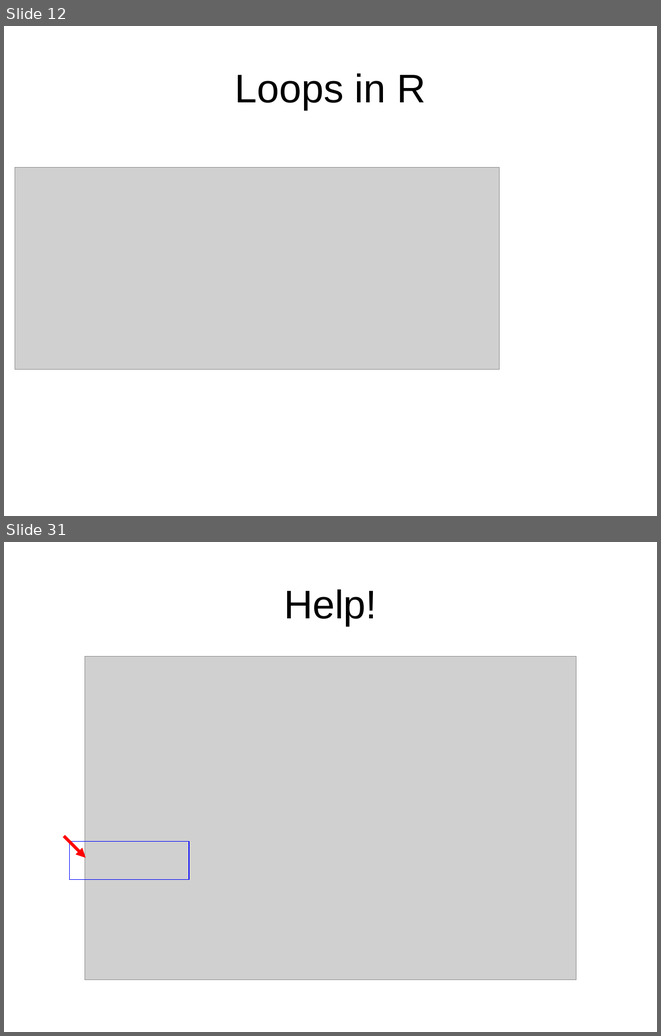
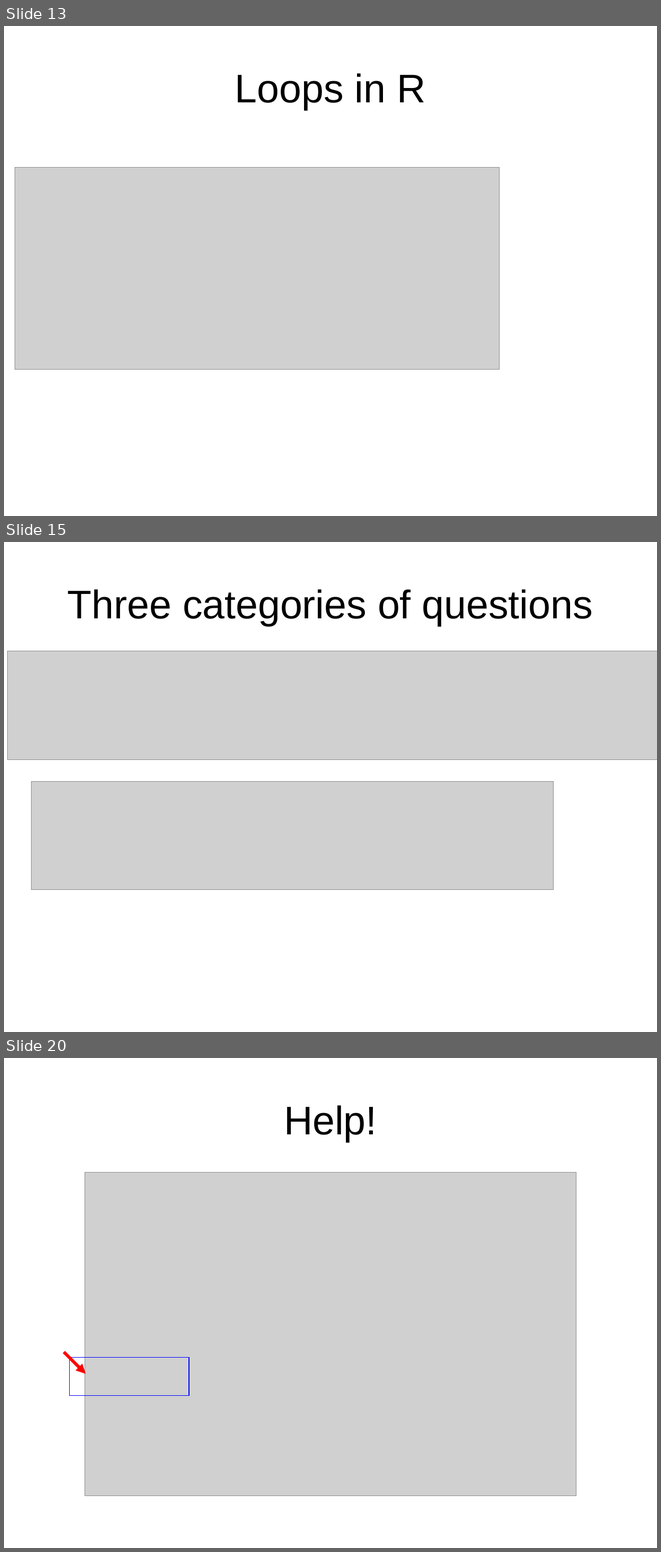
Before and after one commit to hongqin/R-workshop-GAS14, a slide deck: 1.Introduction_to_R/Learning_R_by_metricExample.ppt. Shown one above the other, each under a label of ours: slides 12 and 31 before the commit, slides 13, 15 and 20 after it; the slides between them are not shown. The pictures are 661x1036 and 661x1552 pixels, drawn with LibreOffice and Linux fonts; fonts in the diff are those of the drawing; grey boxes stand for pictures. Boxes give left, top, right and bottom in pixels: in the first picture for what was removed or moved away, otherwise in the second. Text is boxed around its words. In the diff, an @@ line names an element or a change of style, - is before the commit and + after.

```diff
--- a/1.Introduction_to_R/Learning_R_by_metricExample.ppt
+++ b/1.Introduction_to_R/Learning_R_by_metricExample.ppt
@@ slide 15 added at (x1=4, y1=542, x2=657, y2=1032), background #FFFFFF @@
@@ title added at (x1=68, y1=589, x2=593, y2=626), 44 pt, text #000000 @@
+Three categories of questions
@@ picture added at (x1=7, y1=651, x2=657, y2=760) @@
@@ picture added at (x1=32, y1=782, x2=554, y2=889) @@
@@ what was slide 12 is now slide 13 @@
@@ what was slide 31 is now slide 20 @@
```
Also in this commit, not shown: 1 slide changed, 4 other slides added, 21 slides removed, 3 other files.
